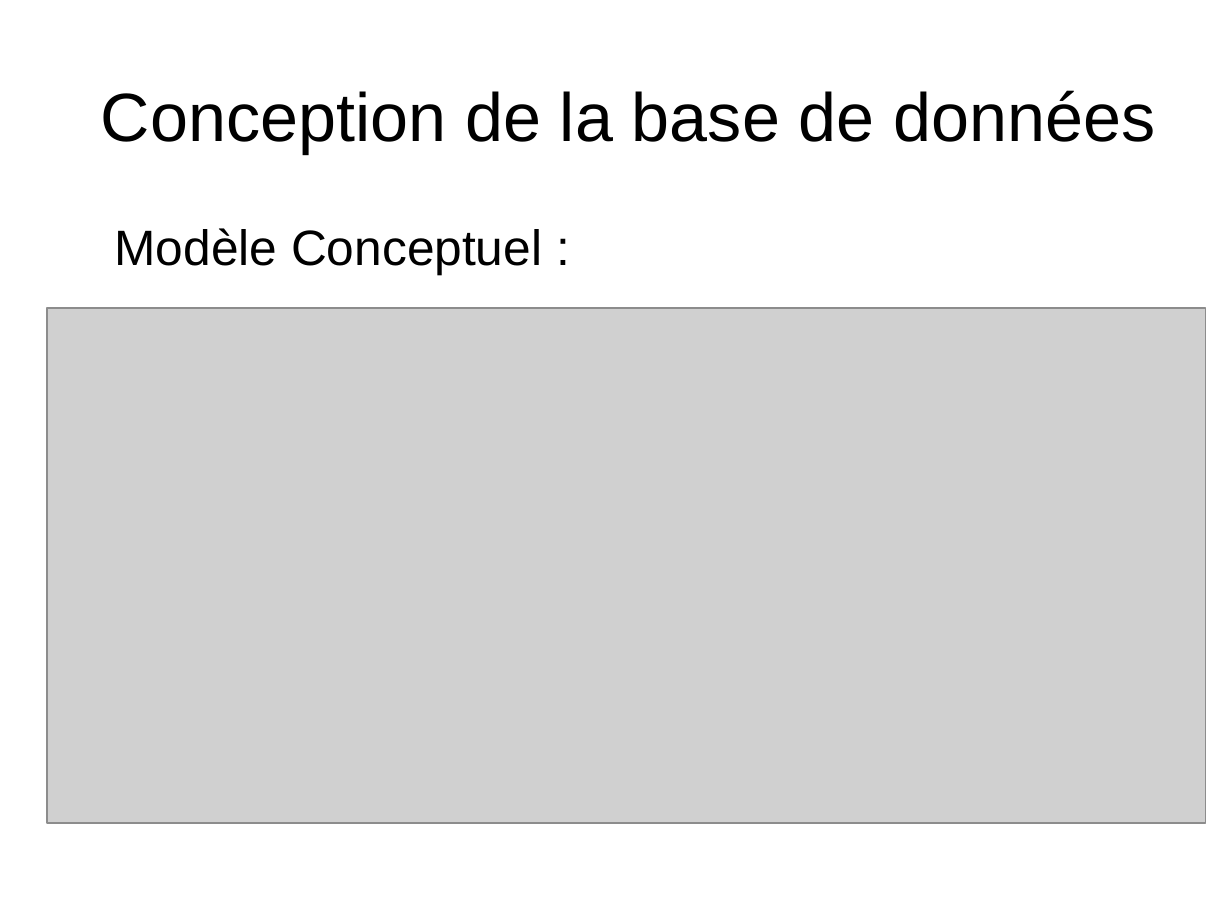
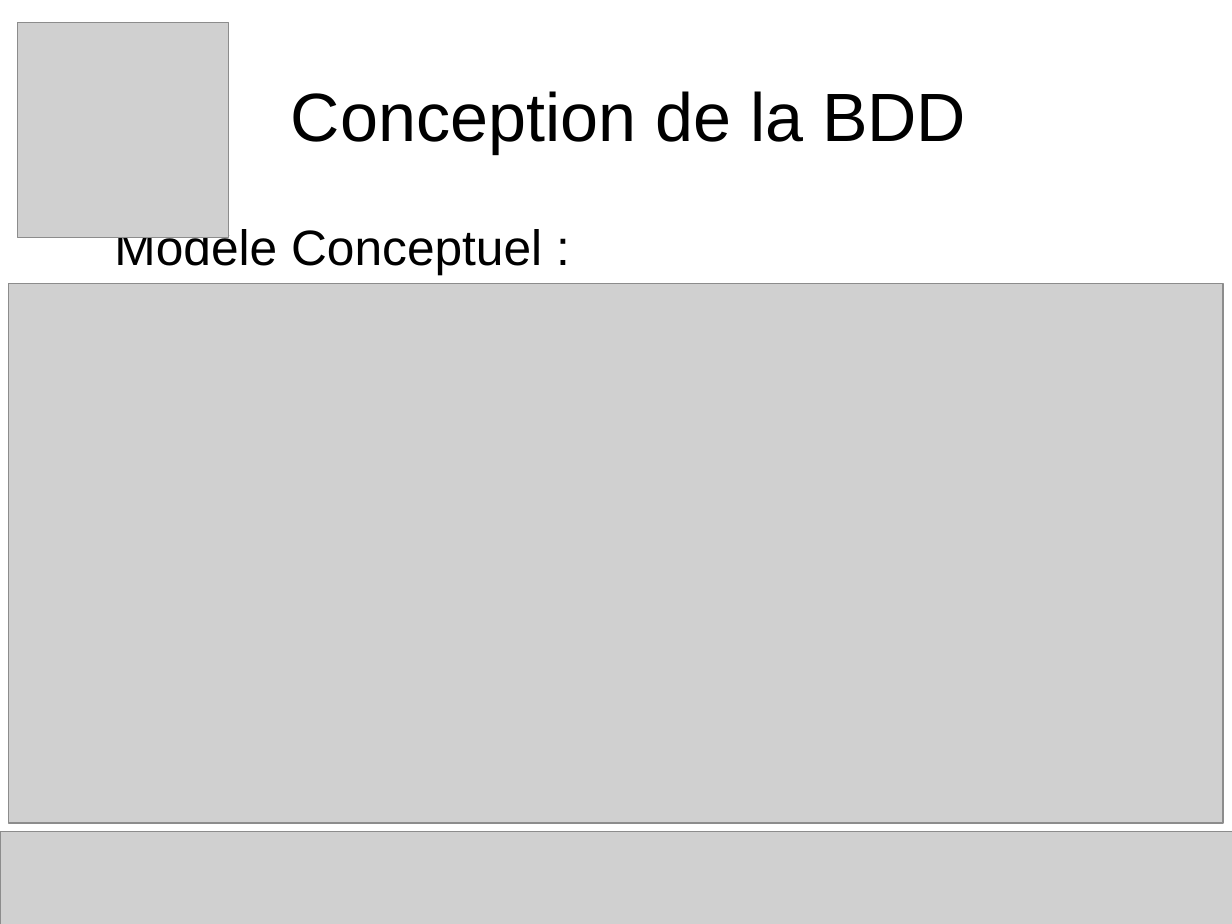
Before and after one commit to franckcostanzo/LaPlateforme_Php-Js, a slide deck: slide 9 of Beta/Divers/presentation.odp (slide 8 before the commit). Drawn at 1232x924 pixels with LibreOffice and Linux fonts; fonts in the diff are those of the drawing; grey boxes stand for pictures. Boxes give left, top, right and bottom in pixels: in the first picture for what was removed or moved away, otherwise in the second. Text is boxed around its words. In the diff, an @@ line names an element or a change of style, - is before the commit and + after.

```diff
--- a/Beta/Divers/presentation.odp
+++ b/Beta/Divers/presentation.odp
@@ picture added at bbox=[18, 22, 229, 238] @@
@@ title at bbox=[291, 91, 966, 153]: text changed @@
-Conception de la base de données
+Conception de la BDD
@@ picture: place and size @@
-picture at bbox=[47, 309, 1206, 824]
+picture at bbox=[9, 284, 1224, 823]
@@ picture added at bbox=[0, 832, 1232, 924] @@
```
Also in this commit, not shown: 13 other slides changed, 15 slides added, 3 slides removed, 6 other files.
